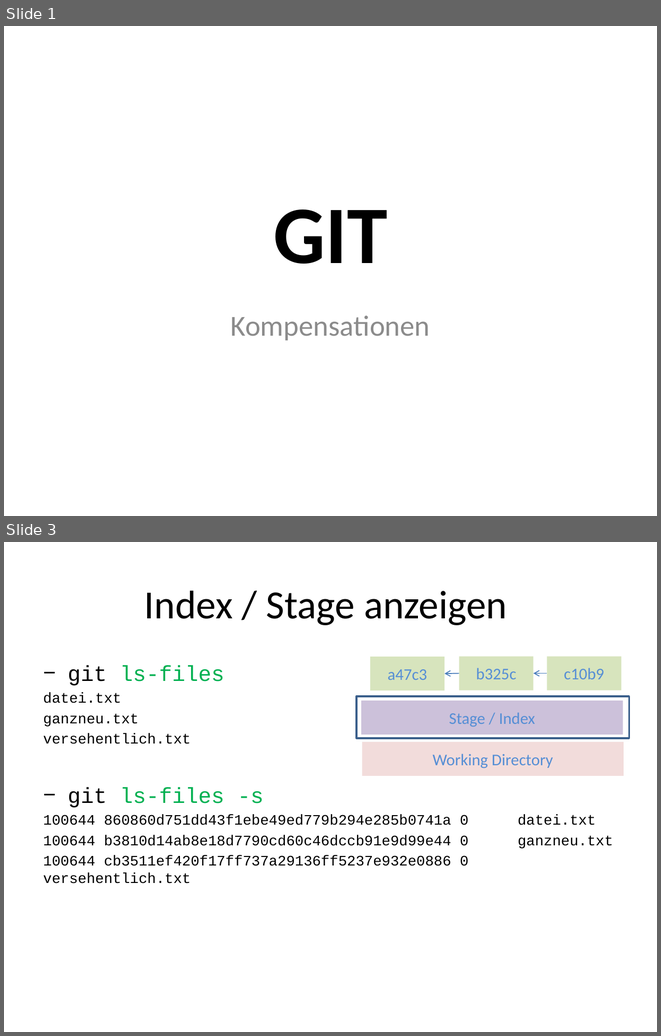
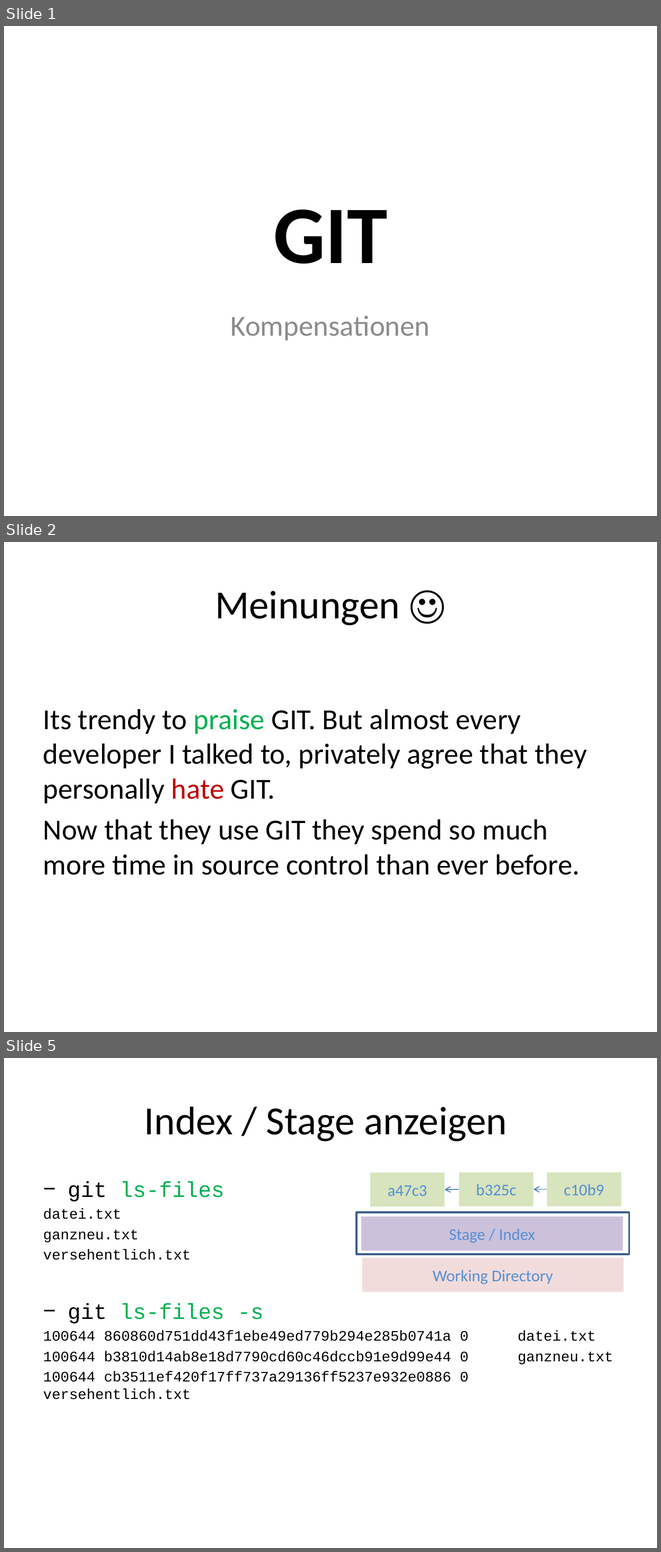
Before and after one commit to kotlincook/gitplayground, a slide deck: GIT.pptx. Shown one above the other, each under a label of ours: slides 1 and 3 before the commit, slides 1, 2 and 5 after it; the slides between them are not shown. The pictures are 661x1036 and 661x1552 pixels, drawn with LibreOffice and Linux fonts; fonts in the diff are those of the drawing. Boxes give left, top, right and bottom in pixels: in the first picture for what was removed or moved away, otherwise in the second. Text is boxed around its words. In the diff, an @@ line names an element or a change of style, - is before the commit and + after.

```diff
--- a/GIT.pptx
+++ b/GIT.pptx
@@ slide 2 added at <box>4,542,657,1032</box>, background #FFFFFF @@
@@ title added at <box>215,591,400,625</box>, 44 pt, text #000000 @@
+Meinungen ☺
@@ text added at <box>43,709,587,875</box>, 32 pt, text #000000 @@
+Its trendy to praise GIT. But almost every developer I talked to, privately agree that they personally hate GIT.
+Now that they use GIT they spend so much more time in source control than ever before.
@@ what was slide 3 is now slide 5 @@
```
Also in this commit, not shown: 8 slides changed, 11 other slides added, 1 other file.
